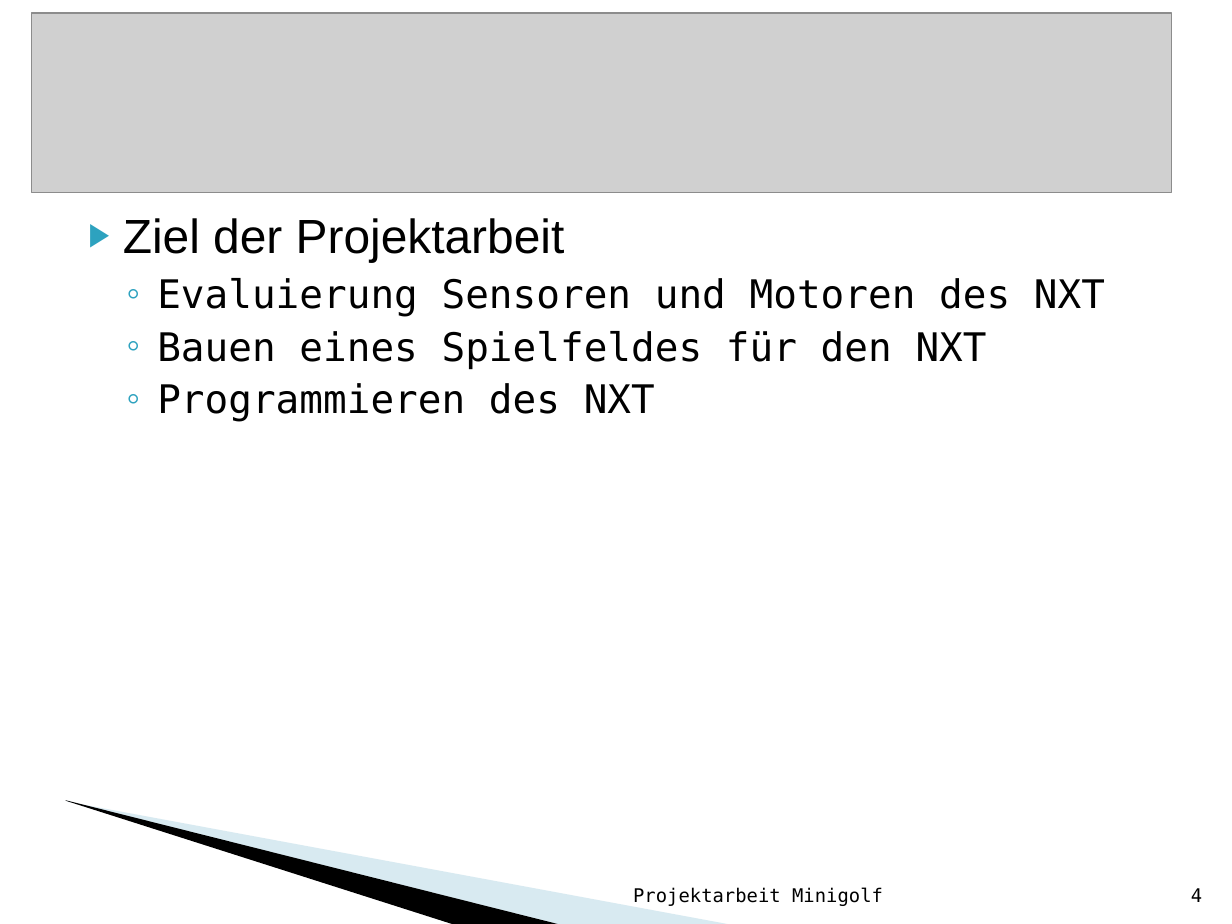
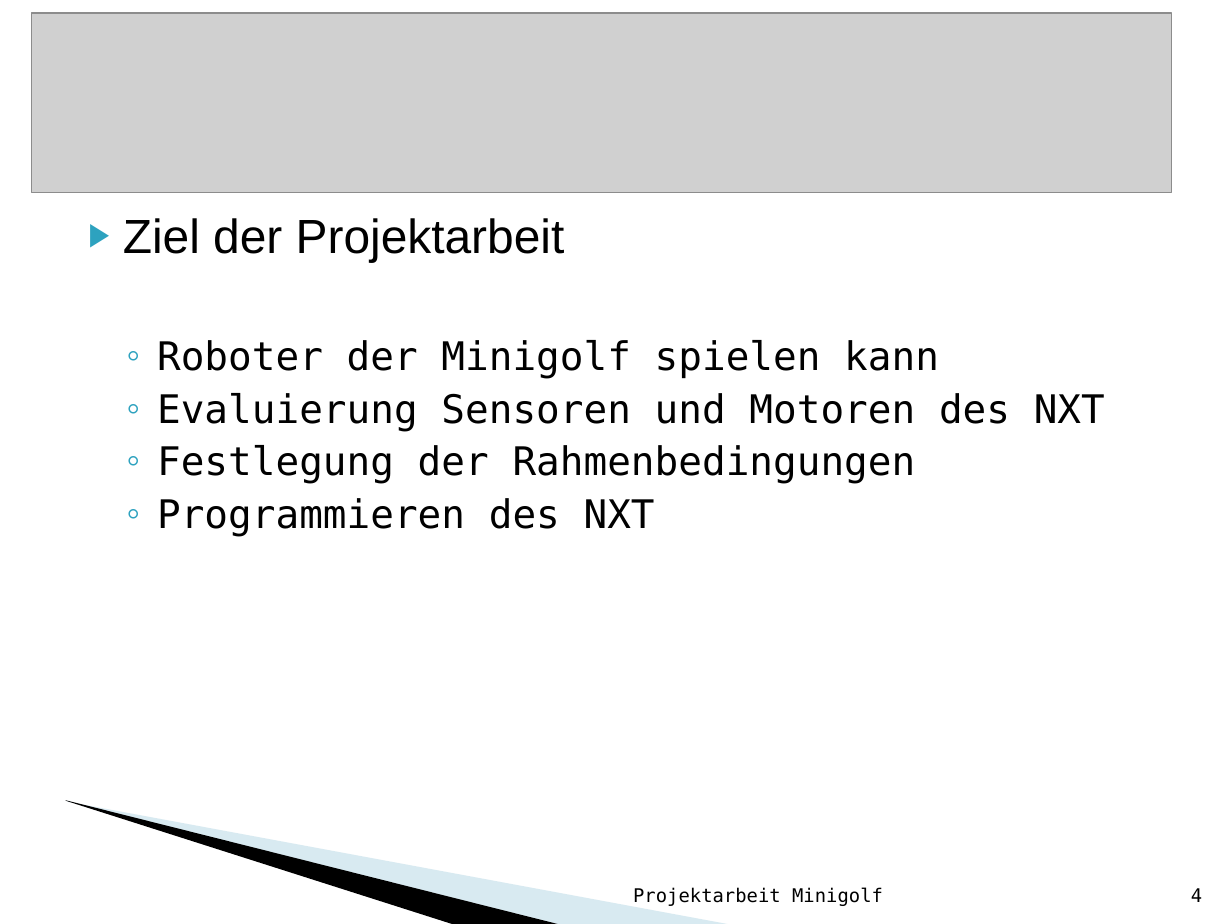
Before and after one commit to Rabbit2Clone/LegoMinigolfV1, a slide deck: slide 4 of Minigolf_mit_Lego_Mindstorms.ppt. Drawn at 1232x924 pixels with LibreOffice and Linux fonts; fonts in the diff are those of the drawing; grey boxes stand for pictures; background and template pictures are left out. Boxes give left, top, right and bottom in pixels: in the first picture for what was removed or moved away, otherwise in the second. Text is boxed around its words. In the diff, an @@ line names an element or a change of style, - is before the commit and + after.

```diff
--- a/Minigolf_mit_Lego_Mindstorms.ppt
+++ b/Minigolf_mit_Lego_Mindstorms.ppt
@@ text at [157, 340, 939, 379]: paragraph added @@
+  ◦ Roboter der Minigolf spielen kann
@@ text at [157, 445, 916, 484]: text changed @@
-  ◦ Bauen eines Spielfeldes für den NXT
+  ◦ Festlegung der Rahmenbedingungen
```
Also in this commit, not shown: 12 other slides changed, 2 slides added, 2 slides removed.
